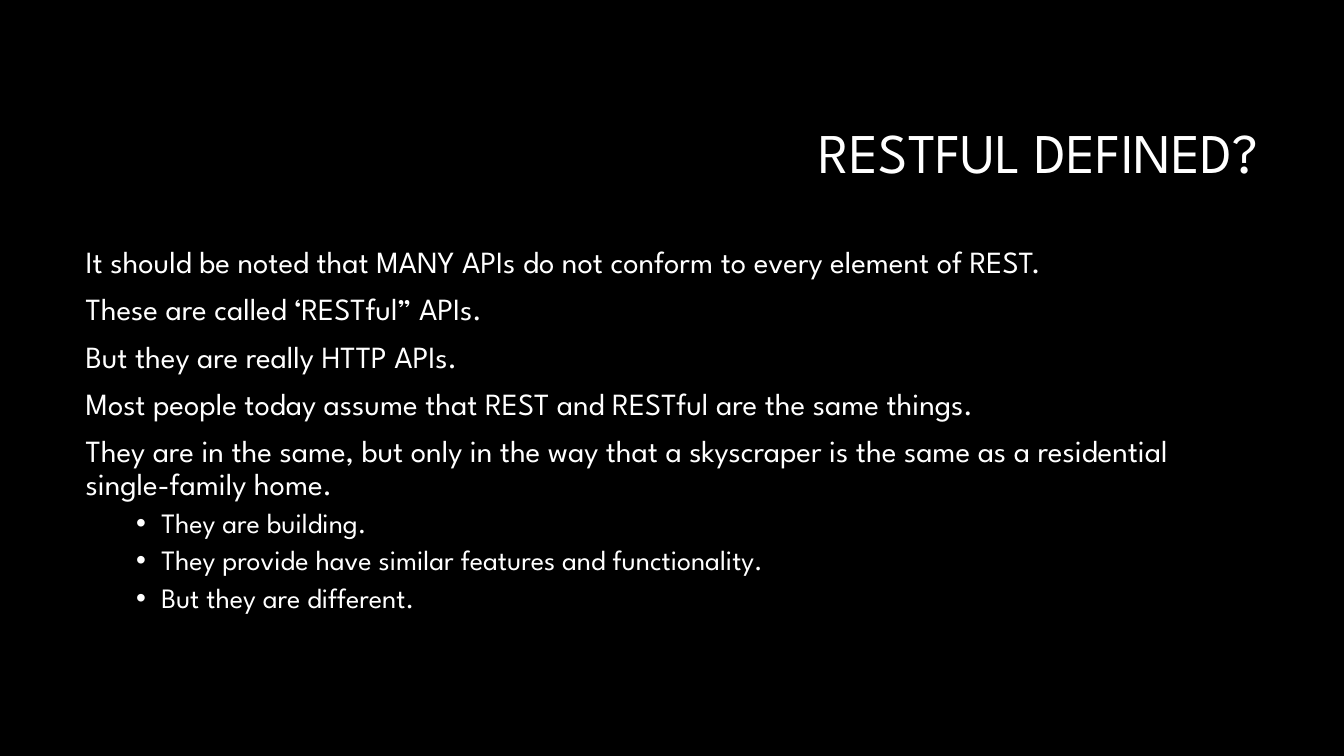
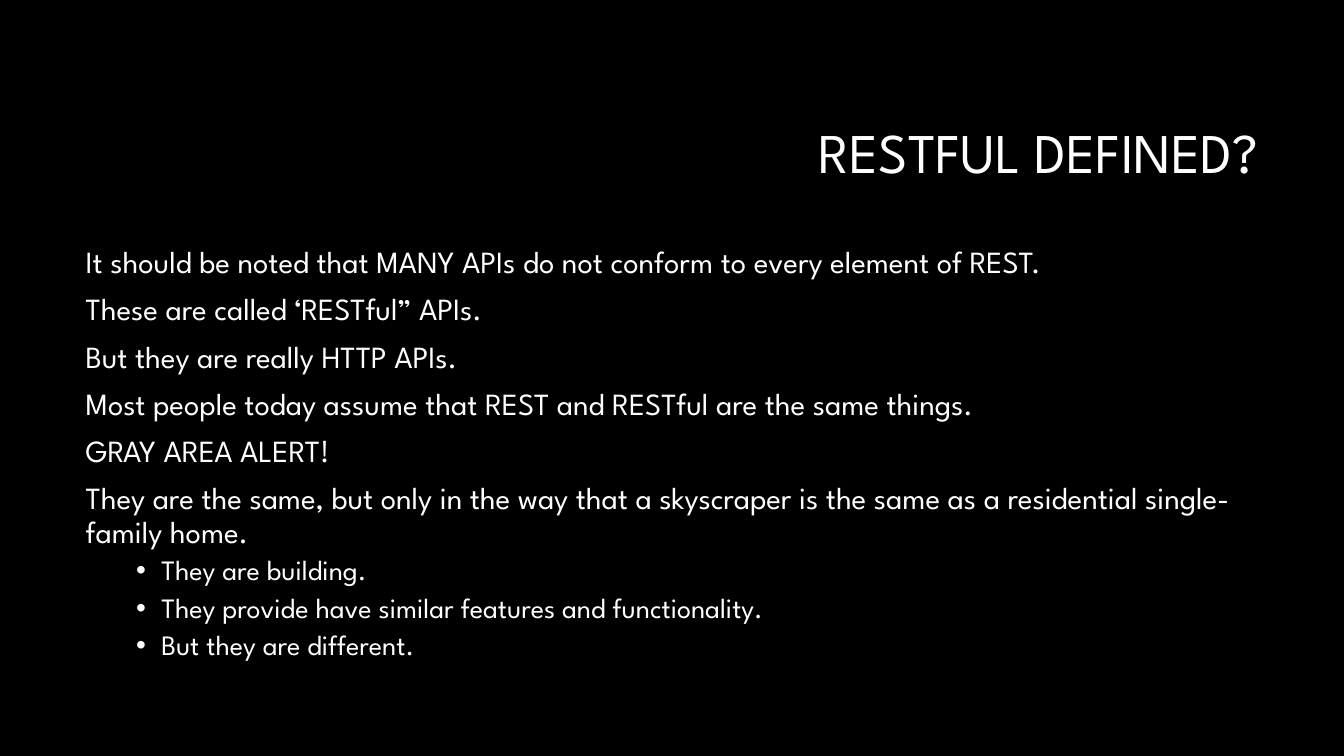
Before and after one commit to RonGarlit/RESTfulApiDemo, a slide deck: slide 7 of RESTful API the HATEOAS Way.pptx. Drawn at 1344x756 pixels with LibreOffice and Linux fonts; fonts in the diff are those of the drawing; background and template pictures are left out. Boxes give left, top, right and bottom in pixels: in the first picture for what was removed or moved away, otherwise in the second. Text is boxed around its words. In the diff, an @@ line names an element or a change of style, - is before the commit and + after.

```diff
--- a/RESTful API the HATEOAS Way.pptx
+++ b/RESTful API the HATEOAS Way.pptx
@@ text at (86,440,1229,550): text changed @@
-They are in the same, but only in the way that a skyscraper is the same as a residential single-family home.
+GRAY AREA ALERT!
+They are the same, but only in the way that a skyscraper is the same as a residential single-family home.
```
Also in this commit, not shown: 10 slides added.
